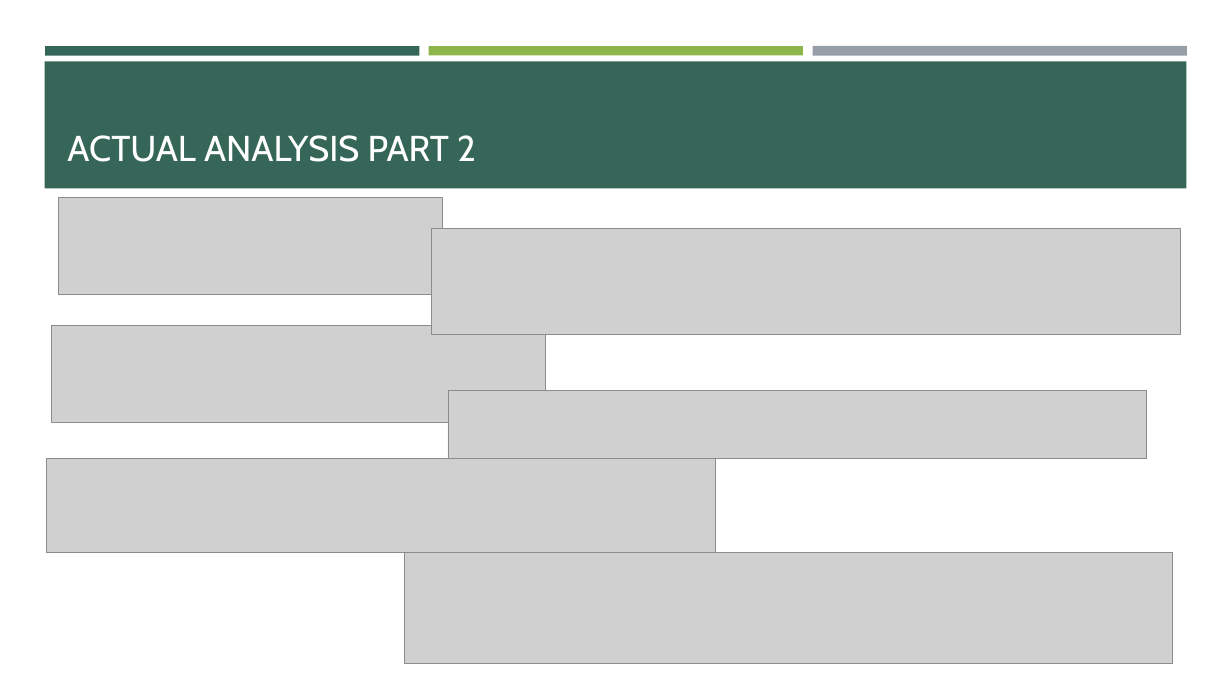
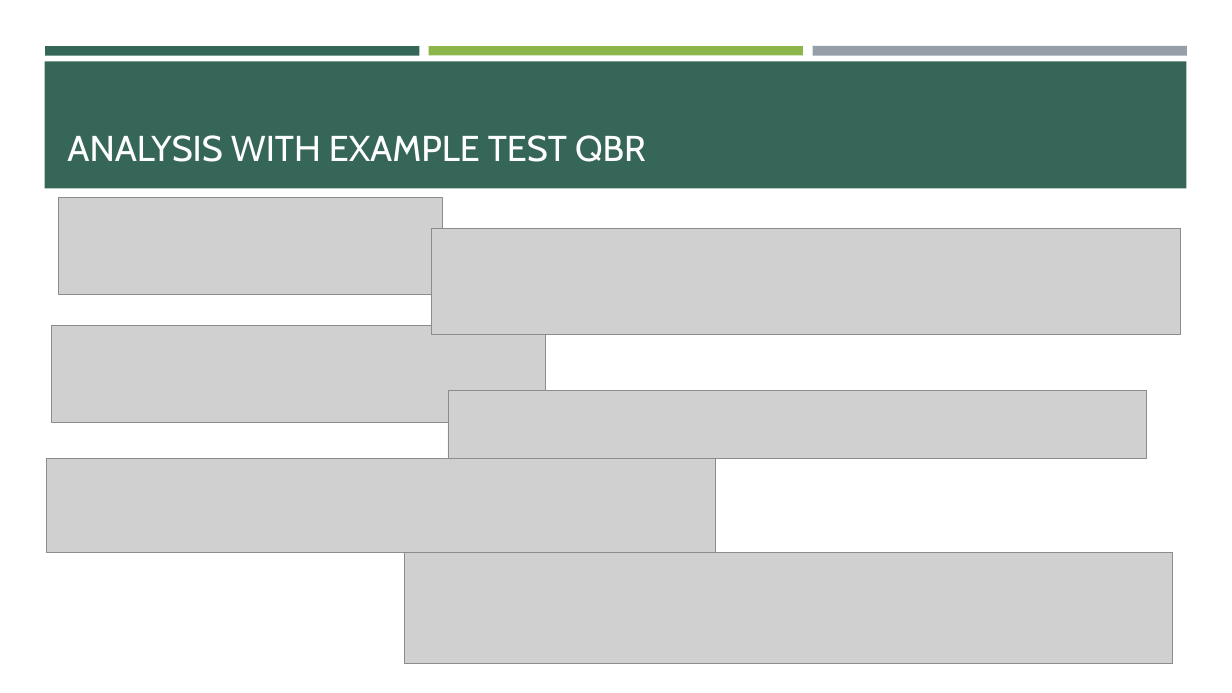
Before and after one commit to haverga/project_04, a slide deck: slide 16 of p4_slides.pptx. Drawn at 1232x693 pixels with LibreOffice and Linux fonts; fonts in the diff are those of the drawing; grey boxes stand for pictures. Boxes give left, top, right and bottom in pixels: in the first picture for what was removed or moved away, otherwise in the second. Text is boxed around its words. In the diff, an @@ line names an element or a change of style, - is before the commit and + after.

```diff
--- a/p4_slides.pptx
+++ b/p4_slides.pptx
@@ title at box(67, 135, 646, 162): text changed @@
-ACTUAL ANALYSIS PART 2
+ANALYSIS WITH EXAMPLE TEST QBR
```
Also in this commit, not shown: 3 other slides changed, 4 slides removed.
